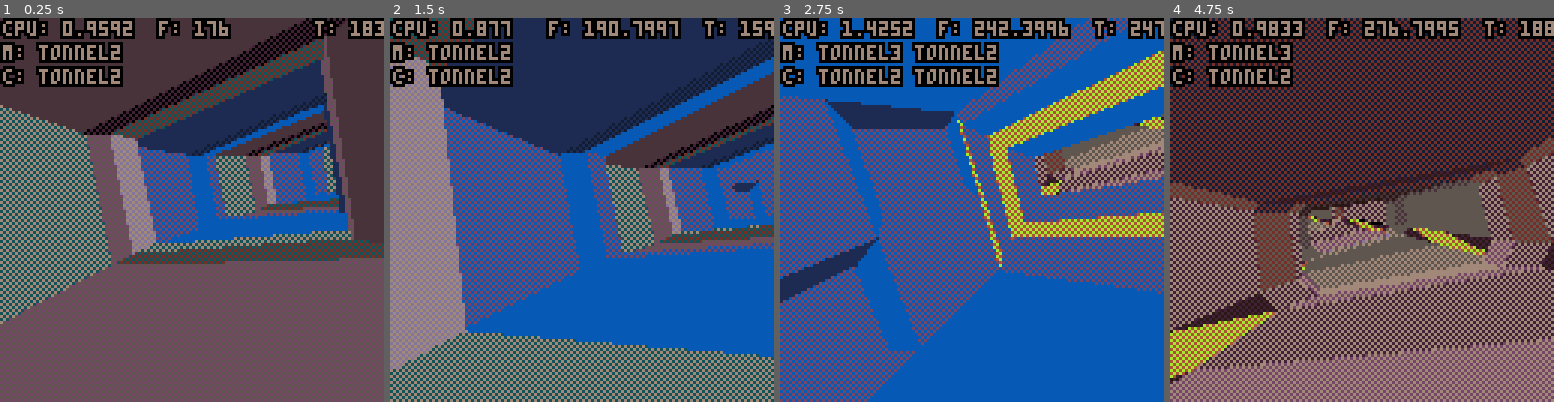
Above: before the commit, frames 1-4 (left to right).
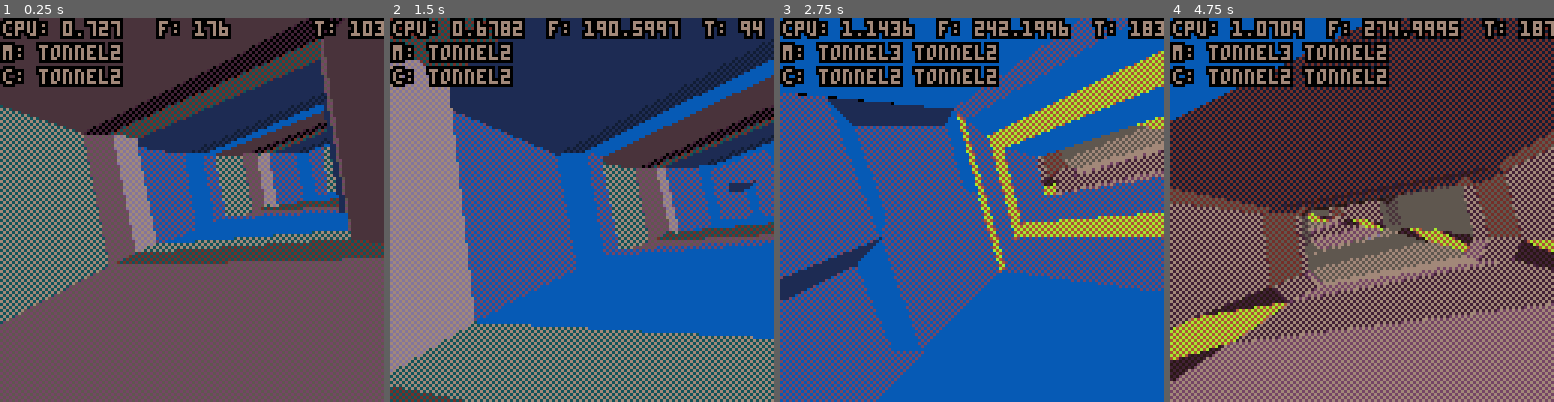
Above: after the commit, the same moments.

Repository: Megus/piconiccc
Game: PICO-8 cartridge pico8/piconiccc.p8
Same seed, same stepped clock (60 frames per second), same inputs: the game is played once before the commit and once after it.
Inputs:
- Up to frame 1 (0.25 s): no input
- Up to frame 2 (1.5 s): no input
- Up to frame 3 (2.75 s): hold Right 1.6-2.1 s; hold Right from 2.47 s (still down)
- Up to frame 4 (4.75 s): release Right at 3.03 s; hold Left 3.08-3.58 s; hold Right 4.02-4.68 s

The runs differ from the first frame. In frame 1, 32% of the frame differs, in the area x 0-100%, y 0-80%; in frame 2, 56%; in frame 3, 53%; in frame 4, 84%, in the area x 0-100%, y 0-100%.

Commit message:
Performance and token count optimizations

Diff:
--- a/pico8/3d.lua
+++ b/pico8/3d.lua
@@ -1,23 +1,14 @@
 v2d = {}
 
--- Projection matrix
 znear, zfar = 0.1, 15
 sc = 64
---sc = 10
+tminx = -64/sc
+tmaxx = 64/sc
 
 function normalize(v)
 	local x,y,z = v[1],v[2],v[3]
 	local len = sqrt(x*x+y*y+z*z)
 	return {x/len,y/len,z/len}
-end
-
-function roty_matrix(angle)
-	return {
-		cos(angle), 0, sin(angle), 0,
-		0, 1, 0, 0,
-		-sin(angle), 0, cos(angle), 0,
-		0, 0, 0, 1
-	}
 end
 
 function cross(v1, v2)
@@ -46,16 +37,16 @@
 function radix_sort(arr, mask, idx1, idx2)
 	local c, rb = idx1, idx2 + 1
 	while c < rb do
-		if band(arr[c][1], mask) ~= 0 then
+		if arr[c][1] & mask ~= 0 then
 			repeat
 				rb -= 1
 				if (rb == c) break
-			until band(arr[rb][1], mask) == 0
+			until arr[rb][1] & mask == 0
 			arr[c], arr[rb] = arr[rb], arr[c]
 		end
 		c += 1
 	end
-	if mask >= 0x0.08 then
+	if mask >= 0x0.1 then
 		mask /= 2
 		if (rb - 1 > idx1) radix_sort(arr, mask, idx1, rb - 1)
 		if (rb < idx2) radix_sort(arr, mask, rb, idx2)
@@ -69,7 +60,6 @@
 
 function lerp(a,b,alpha)
 	return a + (b - a) * alpha
-	--return a*(1.0-alpha)+b*alpha
 end
 
 
@@ -84,7 +74,12 @@
 		0, 0, 0, 1
 	}
 	if angle ~= nil then
-		m = mmult(m, roty_matrix(angle))
+		m = mmult(m, {
+			cos(angle), 0, sin(angle), 0,
+			0, 1, 0, 0,
+			-sin(angle), 0, cos(angle), 0,
+			0, 0, 0, 1
+		})
 	end
 
 	local sorted = {}
@@ -97,74 +92,67 @@
 		v2d[c] = {x, y, z, x / z, y / z }
 	end
 
-	for tri in all(obj.f) do
+	for c = 1, #obj.f do
+		local tri = obj.f[c]
 		local p1, p2, p3 = v2d[tri[2]], v2d[tri[3]], v2d[tri[4]]
-		local p1x,p1y,p1z=p1[1],p1[2],p1[3]
-		local p2x,p2y,p2z=p2[1],p2[2],p2[3]
-		local p3x,p3y,p3z=p3[1],p3[2],p3[3]
-
-		local cx = .1*(p1x+p2x+p3x)/3
-		local cy = .1*(p1y+p2y+p3y)/3
-		local cz = .1*(p1z+p2z+p3z)/3
-		local z_paint = -cx*cx-cy*cy-cz*cz
+		local p1z,p2z,p3z = p1[3],p2[3],p3[3]
+		local z_paint = -0.1 * max(p1z, max(p2z, p3z))
 
 		if p1z < zfar or p2z < zfar or p3z < zfar then
 			if p1z > znear and p2z > znear and p3z > znear then
-				-- Back-culling only
-				local s1x,s1y = p1[4],p1[5]
-				local s2x,s2y = p2[4],p2[5]
-				local s3x,s3y = p3[4],p3[5]
+				-- Back-culling
+				local s1x,s1y,s2x,s2y,s3x,s3y = p1[4],p1[5],p2[4],p2[5],p3[4],p3[5]
 
-				if (s2x-s1x)*(s3y-s1y)-(s2y-s1y)*(s3x-s1x) > 0 then
-					add(sorted, {z_paint, s1x, s1y, s2x, s2y, s3x, s3y, tri[1] + 0x1000.a5a5})
+				if min(s1x, min(s2x, s3x)) < tmaxx and
+					max(s1x, max(s2x, s3x)) >= tminx and
+					(s2x-s1x)*(s3y-s1y)-(s2y-s1y)*(s3x-s1x) > 0 then
+					add(sorted, {z_paint, s1x, s1y, s2x, s2y, s3x, s3y, tri[1]})
 				end
 			elseif p1z > znear or p2z > znear or p3z > znear then
-
-				-- Attempt at back culling...
-				--[[local dz = min(p1z, min(p2z, p3z)) - 2
-				local s1x,s1y = p1x / (p1z - dz), p1y / (p1z - dz)
-				local s2x,s2y = p2x / (p2z - dz), p2y / (p2z - dz)
-				local s3x,s3y = p3x / (p3z - dz), p3y / (p3z - dz)
-				if (s2x-s1x)*(s3y-s1y)-(s2y-s1y)*(s3x-s1x) > 0 then]]
-
-				-- Clipping
-				if (p1z<p2z) p1z,p2z = p2z,p1z p1x,p2x = p2x,p1x p1y,p2y = p2y,p1y
-				if (p1z<p3z) p1z,p3z = p3z,p1z p1x,p3x = p3x,p1x p1y,p3y = p3y,p1y
-				if (p2z<p3z) p2z,p3z = p3z,p2z p2x,p3x = p3x,p2x p2y,p3y = p3y,p2y
+				-- Z-clipping
+				local p1x,p2x,p3x,p1y,p2y,p3y = p1[1],p2[1],p3[1],p1[2],p2[2],p3[2]
+				if (p1z<p2z) p1z,p2z,p1x,p2x,p1y,p2y = p2z,p1z,p2x,p1x,p2y,p1y
+				if (p1z<p3z) p1z,p3z,p1x,p3x,p1y,p3y = p3z,p1z,p3x,p1x,p3y,p1y
+				if (p2z<p3z) p2z,p3z,p2x,p3x,p2y,p3y = p3z,p2z,p3x,p2x,p3y,p2y
 
 				if p1z > znear and p2z > znear then
 					-- 4 points
 					local n2x,n2y,n2z = z_clip_line(p2x,p2y,p2z,p3x,p3y,p3z,znear)
 					local n3x,n3y,n3z = z_clip_line(p1x,p1y,p1z,p3x,p3y,p3z,znear)
 
-					local s1x,s1y = p1x / p1z, p1y / p1z
-					local s2x,s2y = p2x / p2z, p2y / p2z
-					local s3x,s3y = n2x / n2z, n2y / n2z
-					local s4x,s4y = n3x / n3z, n3y / n3z
+					local s1x,s2x,s3x,s4x,s2y,s4y = p1x/p1z, p2x/p2z, n2x/n2z, n3x/n3z, p2y/p2z, n3y/n3z
 
-					add(sorted, {z_paint, s1x, s1y, s2x, s2y, s4x, s4y, tri[1] + 0x1000.a5a5})
-					add(sorted, {z_paint, s2x, s2y, s4x, s4y, s3x, s3y, tri[1] + 0x1000.a5a5})
+					if min(s1x, min(s2x, s4x)) < tmaxx and max(s1x, max(s2x, s4x)) >= tminx then
+						add(sorted, {z_paint, s1x, p1y/p1z, s2x, s2y, s4x, s4y, tri[1]})
+					end
+					if min(s4x, min(s2x, s3x)) < tmaxx and max(s4x, max(s2x, s3x)) >= tminx then
+						add(sorted, {z_paint, s2x, s2y, s4x, s4y, s3x, n2y/n2z, tri[1]})
+					end
 				else
 					-- 3 points
 					local n1x,n1y,n1z = z_clip_line(p1x,p1y,p1z,p2x,p2y,p2z,znear)
 					local n2x,n2y,n2z = z_clip_line(p1x,p1y,p1z,p3x,p3y,p3z,znear)
 
-					local s1x,s1y = p1x / p1z, p1y / p1z
-					local s2x,s2y = n1x / n1z, n1y / n1z
-					local s3x,s3y = n2x / n2z, n2y / n2z
+					local s1x,s2x,s3x = p1x/p1z, n1x/n1z, n2x/n2z
 
-					add(sorted, {z_paint, s1x, s1y, s2x, s2y, s3x, s3y, tri[1] + 0x1000.a5a5})
-				--end
+					if min(s1x, min(s2x, s3x)) < tmaxx and max(s1x, max(s2x, s3x)) >= tminx then
+						add(sorted, {z_paint, s1x, p1y/p1z, s2x, n1y/n1z, s3x, n2y/n2z, tri[1]})
+					end
 				end
 			end
 		end
 	end
 
 	-- Sort faces and draw them
-	radix_sort(sorted, 8, 1, #sorted)
-	for tri in all(sorted) do
-		local x1, y1, x2, y2, x3, y3 = tri[2], tri[3], tri[4], tri[5], tri[6], tri[7]
-		triangle(64 - sc * x1, 64 - sc * y1, 64 - sc * x2, 64 - sc * y2, 64 - sc * x3, 64 - sc * y3, tri[8])
+	radix_sort(sorted, 4, 1, #sorted)
+	for c = 1, #sorted do
+		local tri = sorted[c]
+		triangle(
+			64 - sc * tri[2], 64 - sc * tri[3],
+			64 - sc * tri[4], 64 - sc * tri[5],
+			64 - sc * tri[6], 64 - sc * tri[7],
+			tri[8]
+		)
 	end
 
 	total_tris += #sorted
--- a/pico8/camera.lua
+++ b/pico8/camera.lua
@@ -1,5 +1,5 @@
 function spline_coord_katmulrom(v0, v1, v2, v3, p)
-  local t2 = p * p
+  local t2, t3 = p * p
   local t3 = t2 * p
   return (t3 * (-1 * v0 + 3 * v1 - 3 * v2 + v3) +
     t2 * (2 * v0 - 5 * v1 + 4 * v2 - v3) +
@@ -17,13 +17,9 @@
 
 function spline_cam()
   if (camera[cam_idx - 1] == nil or camera[cam_idx] == nil or camera[cam_idx + 1] == nil or camera[cam_idx + 2] == nil or camera[cam_idx + 1][1] == -1) return
-  local time = (frame - camera[cam_idx][1]) / (camera[cam_idx + 1][1] - camera[cam_idx][1])
-  if frame == camera[cam_idx][1] then
-    time = 0
-  end
-  eye = spline(2, time)
-  dir = normalize(spline(5, time))
-  up = normalize(spline(8, time))
+  local cframe = camera[cam_idx][1]
+  local time = (frame - cframe) / (camera[cam_idx + 1][1] - cframe)
+  eye, dir, up = spline(2, time), normalize(spline(5, time)), normalize(spline(8, time))
 end
 
 function set_cam_idx()
--- a/pico8/decompressor.lua
+++ b/pico8/decompressor.lua
@@ -27,7 +27,7 @@
     -- Read faces
     for c = 1, obj.fn do
       local v, fp = peek(addr + 1), obj.fp[peek(addr + 2)]
-      add(obj.f, {peek(addr), v, v + fp[1], v + fp[2]})
+      add(obj.f, {peek(addr) + 0x1000.5a5a, v, v + fp[1], v + fp[2]})
       addr += 3
     end
   end
--- a/pico8/eg_triangle.lua
+++ b/pico8/eg_triangle.lua
@@ -1,66 +1,45 @@
-function triangle( x1,y1,x2,y2,x3,y3,color1)
-  if (min(x1, min(x2, x3)) > 127 or max(x1, max(x2, x3)) < 0 or min(y1, min(y2, y3)) > 127 or max(y1, max(y2, y3)) < 0) return
-  local x1=band(x1,0xffff)
-  local x2=band(x2,0xffff)
-  local y1=band(y1,0xffff)
-  local y2=band(y2,0xffff)
-  local x3=band(x3,0xffff)
-  local y3=band(y3,0xffff)
-
-  local nsx,nex
+function triangle(x1,y1,x2,y2,x3,y3,color)
+  local x1,x2,y1,y2,x3,y3=x1 & 0xffff,x2 & 0xffff,y1 & 0xffff,y2 & 0xffff,x3 & 0xffff,y3 & 0xffff
+  local nsx,nex,min_y
 
 	if (y1 > y2) y1, y2, x1, x2 = y2, y1, x2, x1
 	if (y1 > y3) y1, y3, x1, x3 = y3, y1, x3, x1
 	if (y2 > y3) y2, y3, x2, x3 = y3, y2, x3, x2
 
- if(y1!=y2)then
-  local delta_sx=(x3-x1)/(y3-y1)
-  local delta_ex=(x2-x1)/(y2-y1)
+  if y1 ~= y2 then
+    local delta_sx,delta_ex=(x3-x1)/(y3-y1),(x2-x1)/(y2-y1)
 
-  if(y1>0)then
-    nsx=x1
-    nex=x1
-    min_y=y1
-  else --top edge clip
-    nsx=x1-delta_sx*y1
-    nex=x1-delta_ex*y1
-    min_y=0
+    if y1 > 0 then
+      nsx,nex,min_y = x1,x1,y1
+    else --top edge clip
+      nsx,nex,min_y = x1-delta_sx*y1,x1-delta_ex*y1, 0
+    end
+
+    local max_y=min(y2,128)-1
+    for y=min_y,max_y do
+      rectfill(nsx,y,nex,y,color)
+      nsx+=delta_sx
+      nex+=delta_ex
+    end
+  else --where top edge is horizontal
+    nsx,nex=x1,x2
   end
 
-  max_y=min(y2,128)
+  if y3 ~= y2 then
+    local delta_sx,delta_ex=(x3-x1)/(y3-y1),(x3-x2)/(y3-y2)
 
-  for y=min_y,max_y-1 do
+    min_y=y2
+    local max_y=min(y3,127)
+    if y2 < 0 then
+      nex,nsx,min_y=x2-delta_ex*y2,x1-delta_sx*y1,0
+    end
 
-  rectfill(nsx,y,nex,y,color1)
-  nsx+=delta_sx
-  nex+=delta_ex
+    for y=min_y,max_y do
+      rectfill(nsx,y,nex,y,color)
+      nex+=delta_ex
+      nsx+=delta_sx
+    end
+  else --where bottom edge is horizontal
+    rectfill(nsx,y3,nex,y3,color)
   end
-
-else --where top edge is horizontal
-  nsx=x1
-  nex=x2
 end
-
-if(y3!=y2)then
-  local delta_sx=(x3-x1)/(y3-y1)
-  local delta_ex=(x3-x2)/(y3-y2)
-
-  min_y=y2
-  max_y=min(y3,128)
-  if(y2<0)then
-    nex=x2-delta_ex*y2
-    nsx=x1-delta_sx*y1
-    min_y=0
-  end
-
-   for y=min_y,max_y do
-
-    rectfill(nsx,y,nex,y,color1)
-    nex+=delta_ex
-    nsx+=delta_sx
-   end
-else --where bottom edge is horizontal
-  rectfill(nsx,y3,nex,y3,color1)
-end
-
-end
